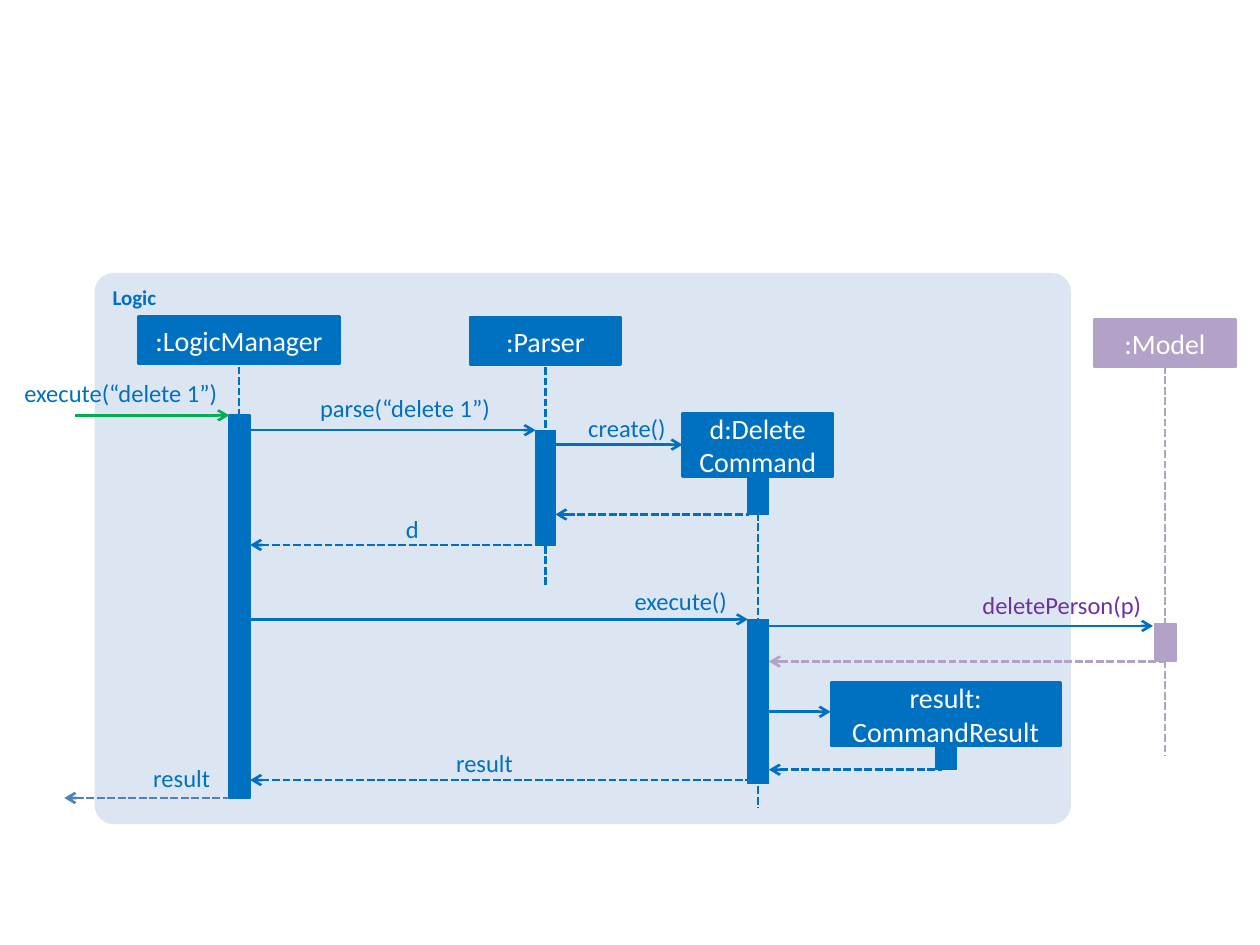
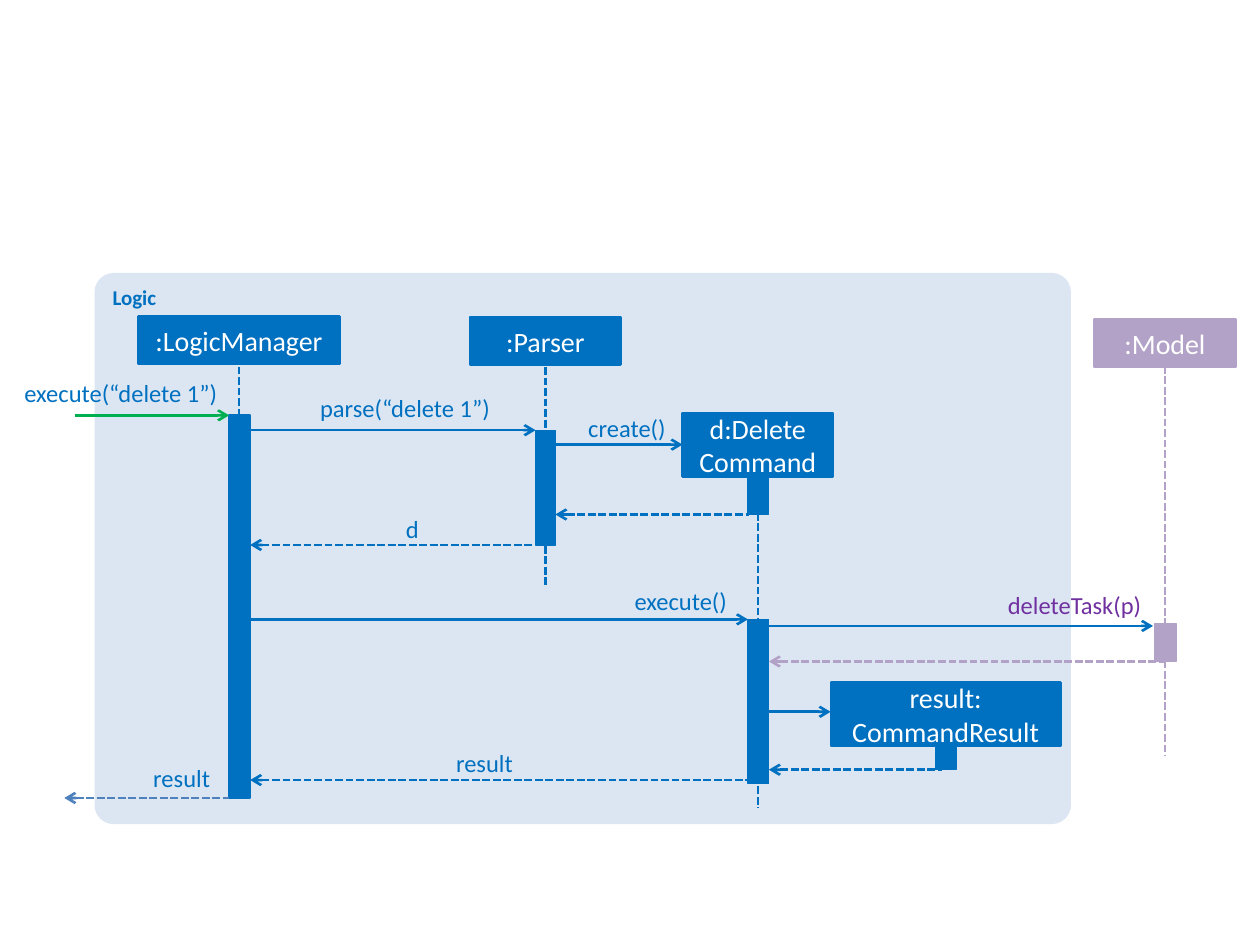
Before and after one commit to unusep/main, a slide deck: slide 6 of docs/diagrams/Diagrams.pptx. Drawn at 1260x945 pixels with LibreOffice and Linux fonts; fonts in the diff are those of the drawing. Boxes give left, top, right and bottom in pixels: in the first picture for what was removed or moved away, otherwise in the second. Text is boxed around its words. In the diff, an @@ line names an element or a change of style, - is before the commit and + after.

Commit message:
Spot an error in the documentation and remedied it already; from person to task

```diff
--- a/docs/diagrams/Diagrams.pptx
+++ b/docs/diagrams/Diagrams.pptx
@@ text at (x1=1008, y1=596, x2=1141, y2=618): text changed @@
-deletePerson(p)
+deleteTask(p)
```
Also in this commit, not shown: 1 other file.
